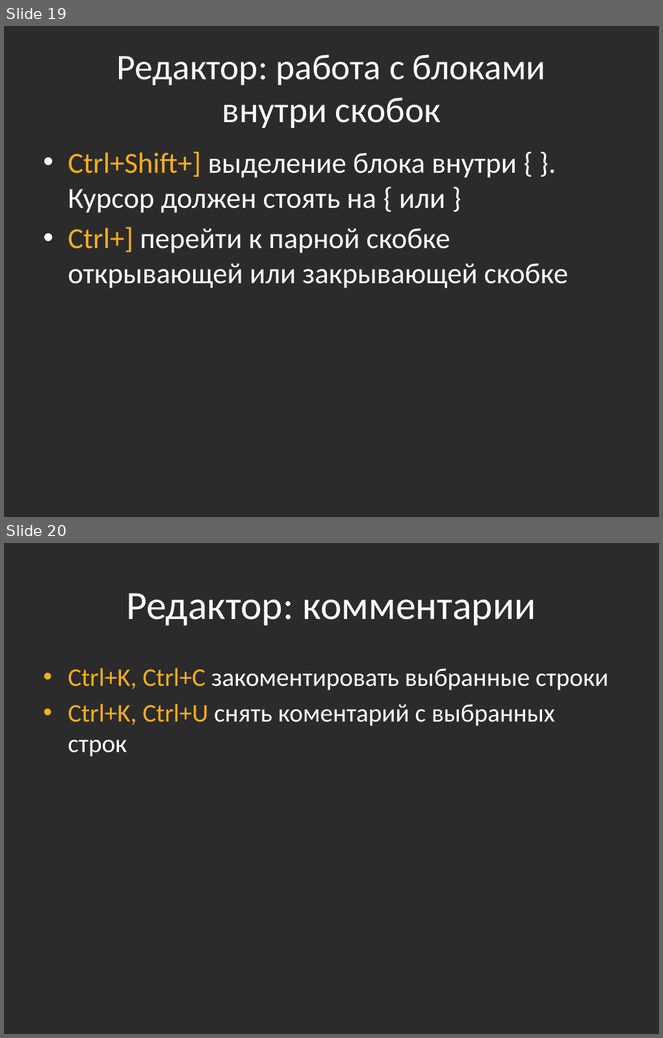
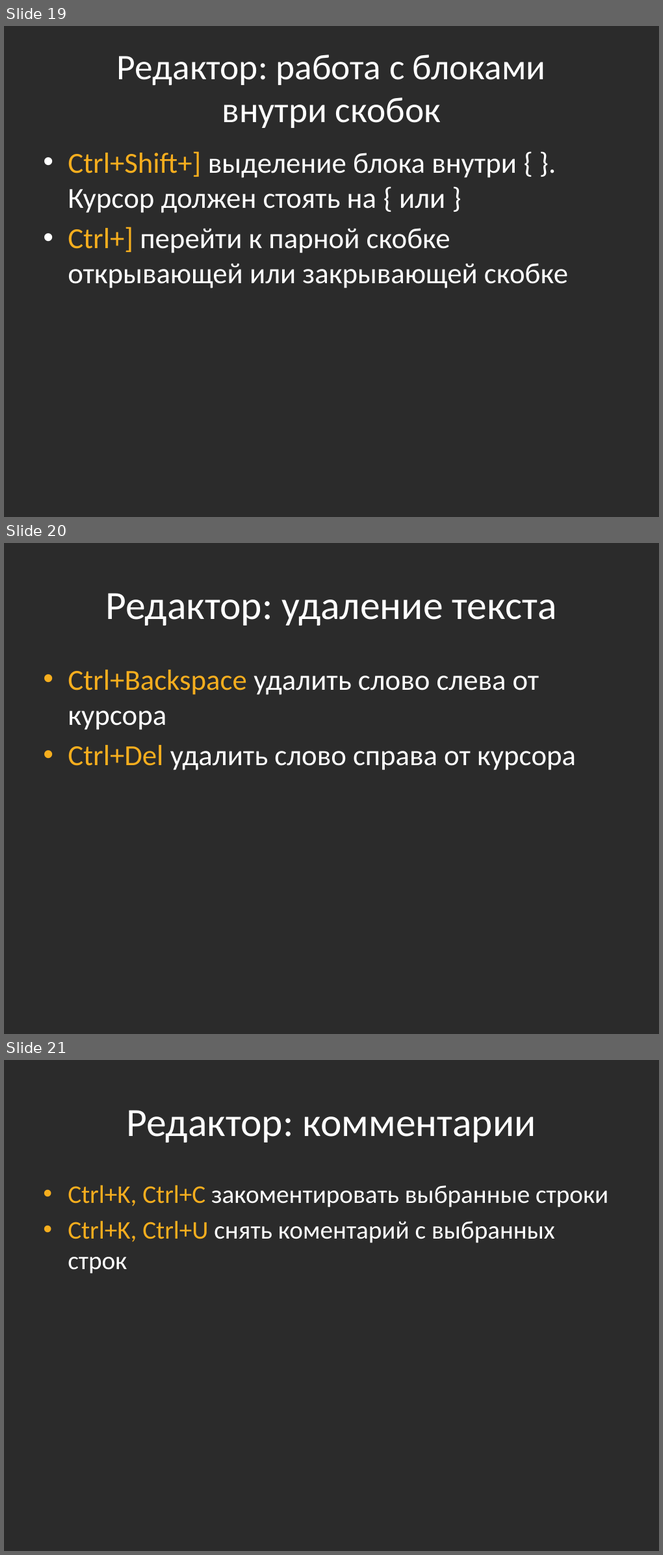
Before and after one commit to bazile/Training, a slide deck: Presentation/tools-visual-studio.pptx. Shown one above the other, each under a label of ours: slides 19 and 20 before the commit, slides 19, 20 and 21 after it. The pictures are 663x1038 and 663x1555 pixels, drawn with LibreOffice and Linux fonts; fonts in the diff are those of the drawing; background and template pictures are left out; a plain dark background stands for a picture behind light text. Boxes give left, top, right and bottom in pixels: in the first picture for what was removed or moved away, otherwise in the second. Text is boxed around its words. In the diff, an @@ line names an element or a change of style, - is before the commit and + after.

```diff
--- a/Presentation/tools-visual-studio.pptx
+++ b/Presentation/tools-visual-studio.pptx
@@ slide 20 added at bbox=[4, 543, 659, 1034], background picture (left out) @@
@@ title added at bbox=[105, 593, 557, 626], 44 pt, text #FFFFFF @@
+Редактор: удаление текста
@@ text added at bbox=[68, 670, 576, 771], 32 pt, text #FFFFFF @@
+• Ctrl+Backspace удалить слово слева от курсора
+• Ctrl+Del удалить слово справа от курсора
@@ what was slide 20 is now slide 21 @@
```
Also in this commit, not shown: 2 slides changed.
